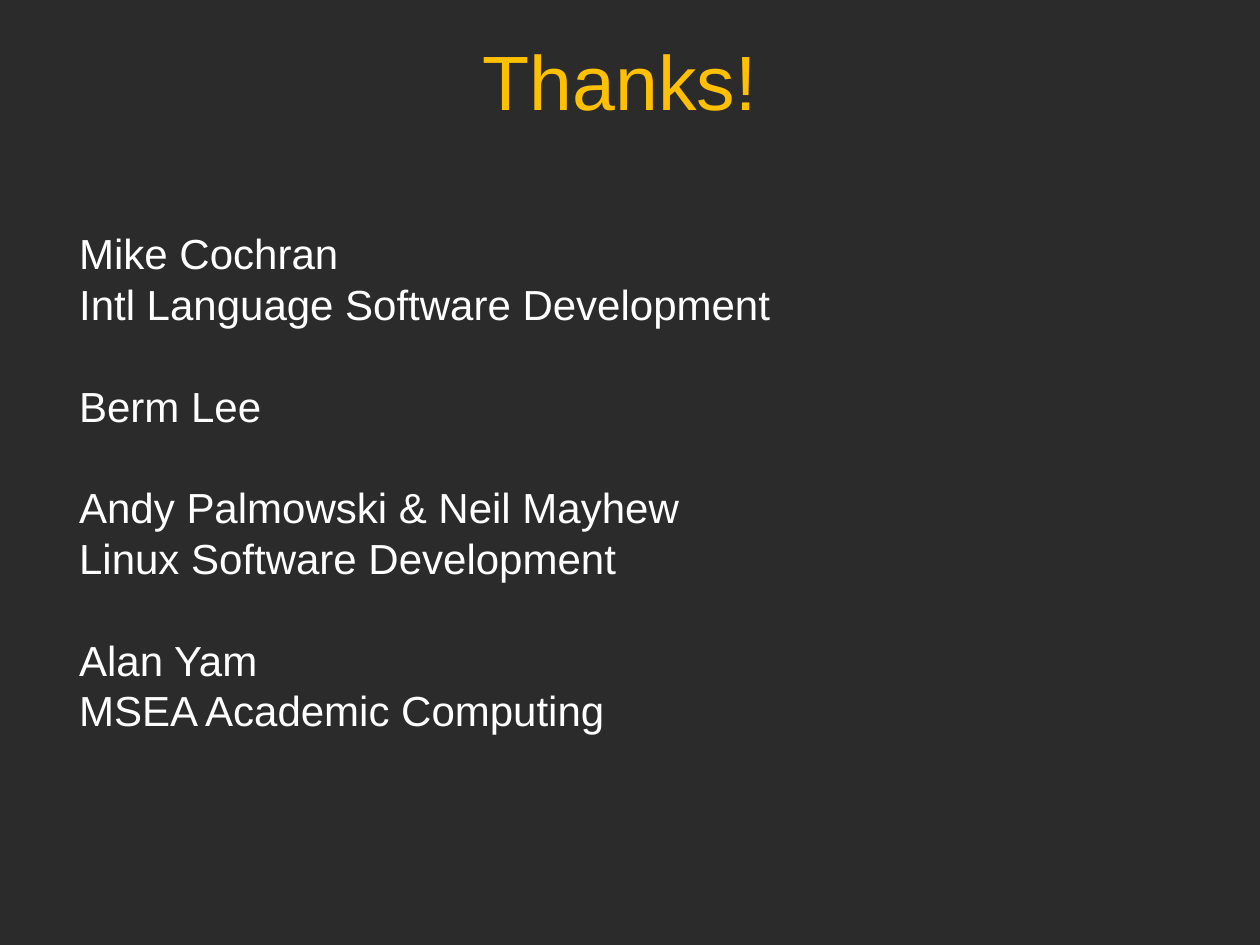
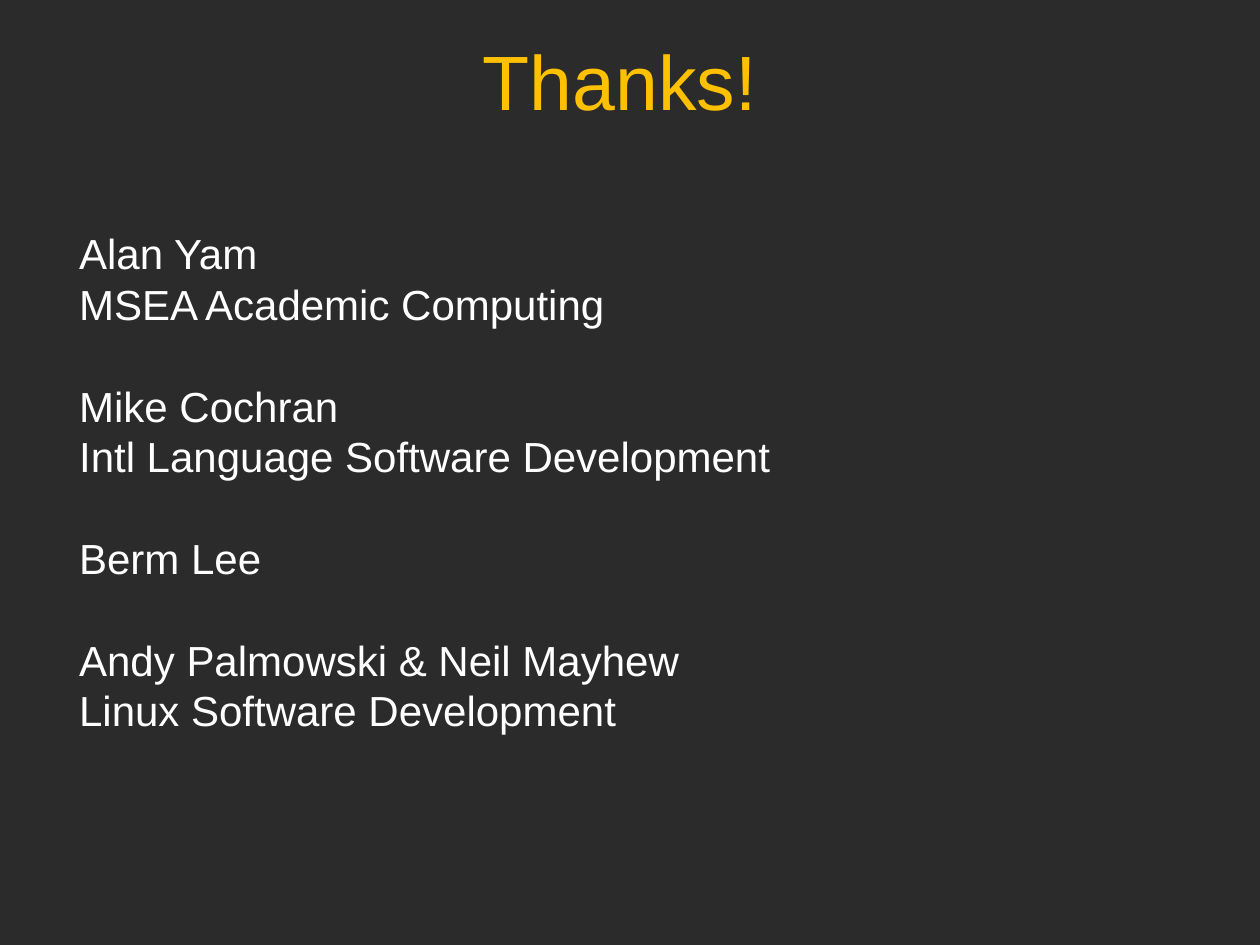
Before and after one commit to sillsdev/wesay, a slide deck: slide 16 of Presentations/CTC2006/V1.ppt (slide 17 before the commit). Drawn at 1260x945 pixels with LibreOffice and Linux fonts; fonts in the diff are those of the drawing; background and template pictures are left out; a plain dark background stands for a picture behind light text. Boxes give left, top, right and bottom in pixels: in the first picture for what was removed or moved away, otherwise in the second. Text is boxed around its words. In the diff, an @@ line names an element or a change of style, - is before the commit and + after.

```diff
--- a/Presentations/CTC2006/V1.ppt
+++ b/Presentations/CTC2006/V1.ppt
@@ text at bbox=[79, 238, 604, 328]: paragraphs added @@
+  Alan Yam
+  MSEA Academic Computing
@@ text at bbox=[79, 645, 604, 735]: paragraphs removed @@
-  Alan Yam
-  MSEA Academic Computing
```
Also in this commit, not shown: 2 other slides changed, 3 slides added, 4 slides removed, 3 other files.
